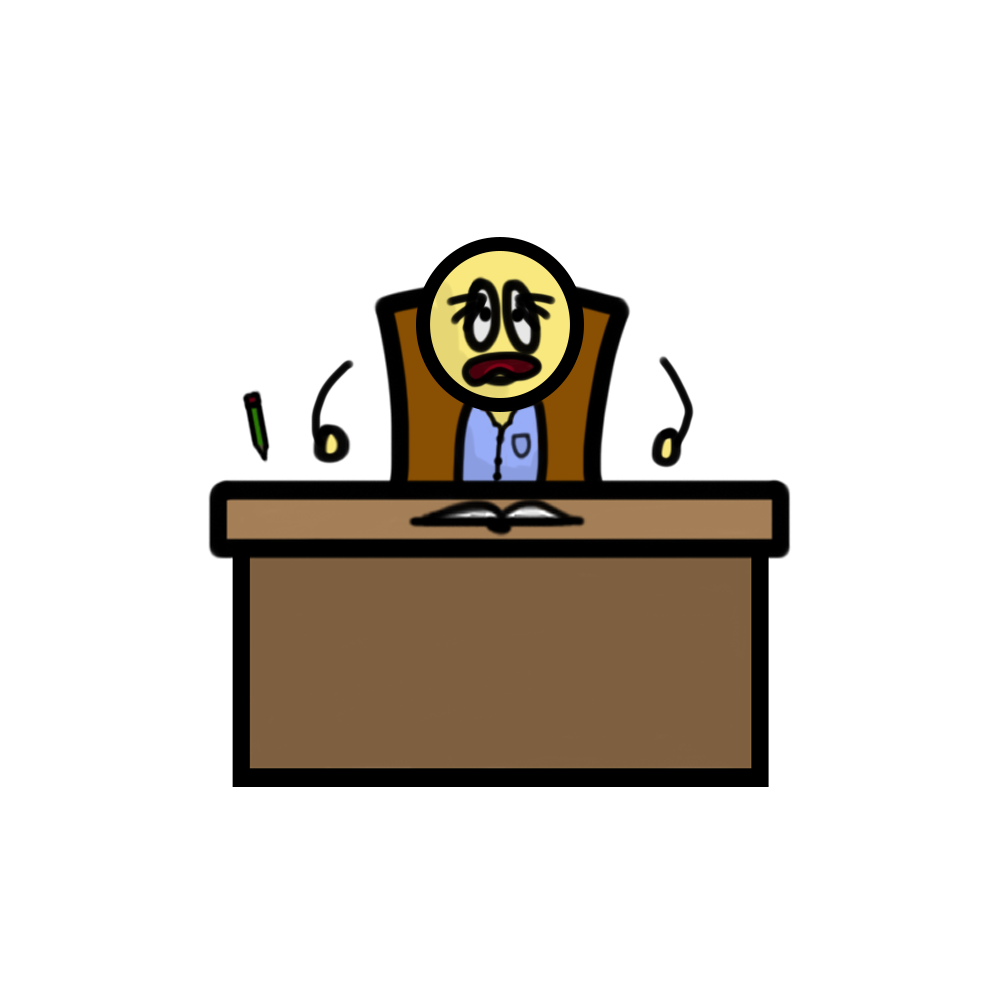
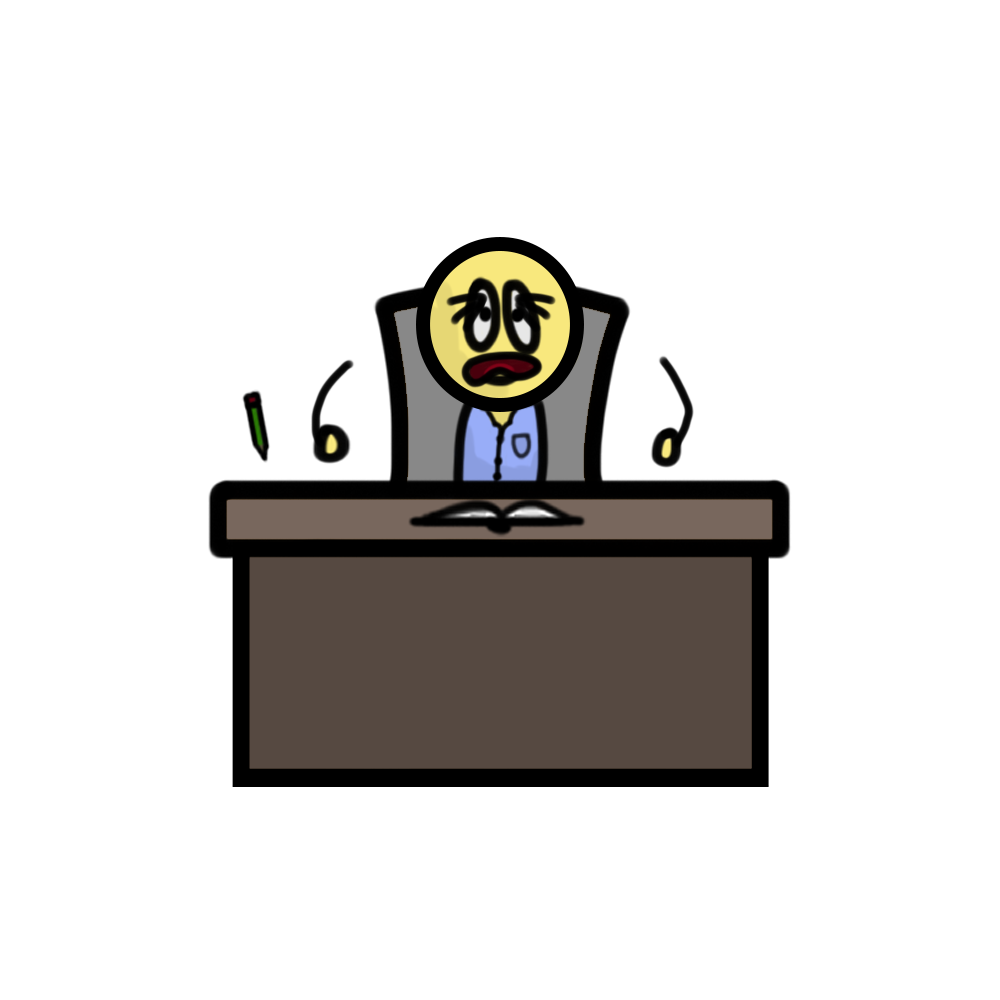
Before/after of a 1000px x 1000px layered artwork. What changed in the layer stack:
painted on "Desk" over [227, 499, 772, 769]
painted on "Chair" over [394, 307, 610, 483]
